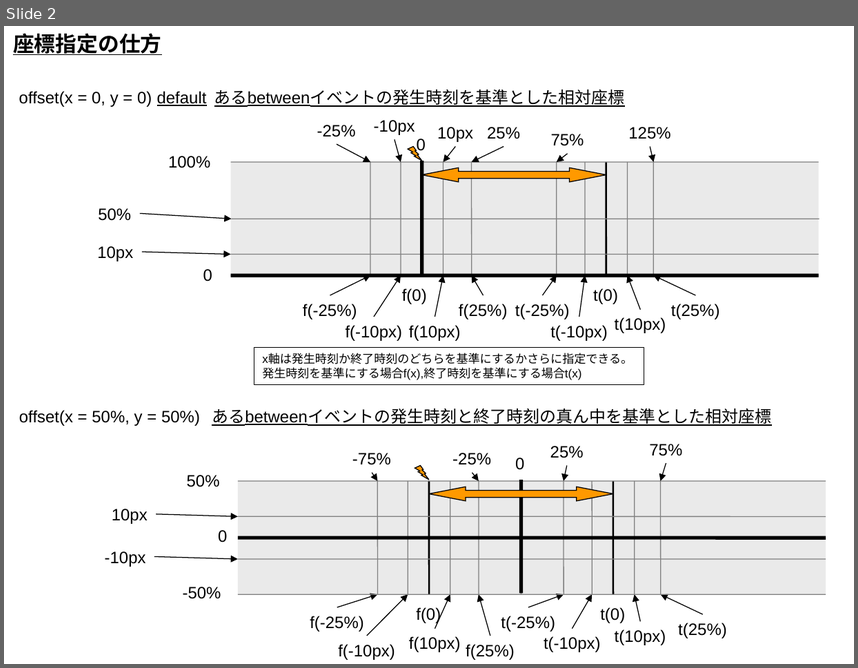
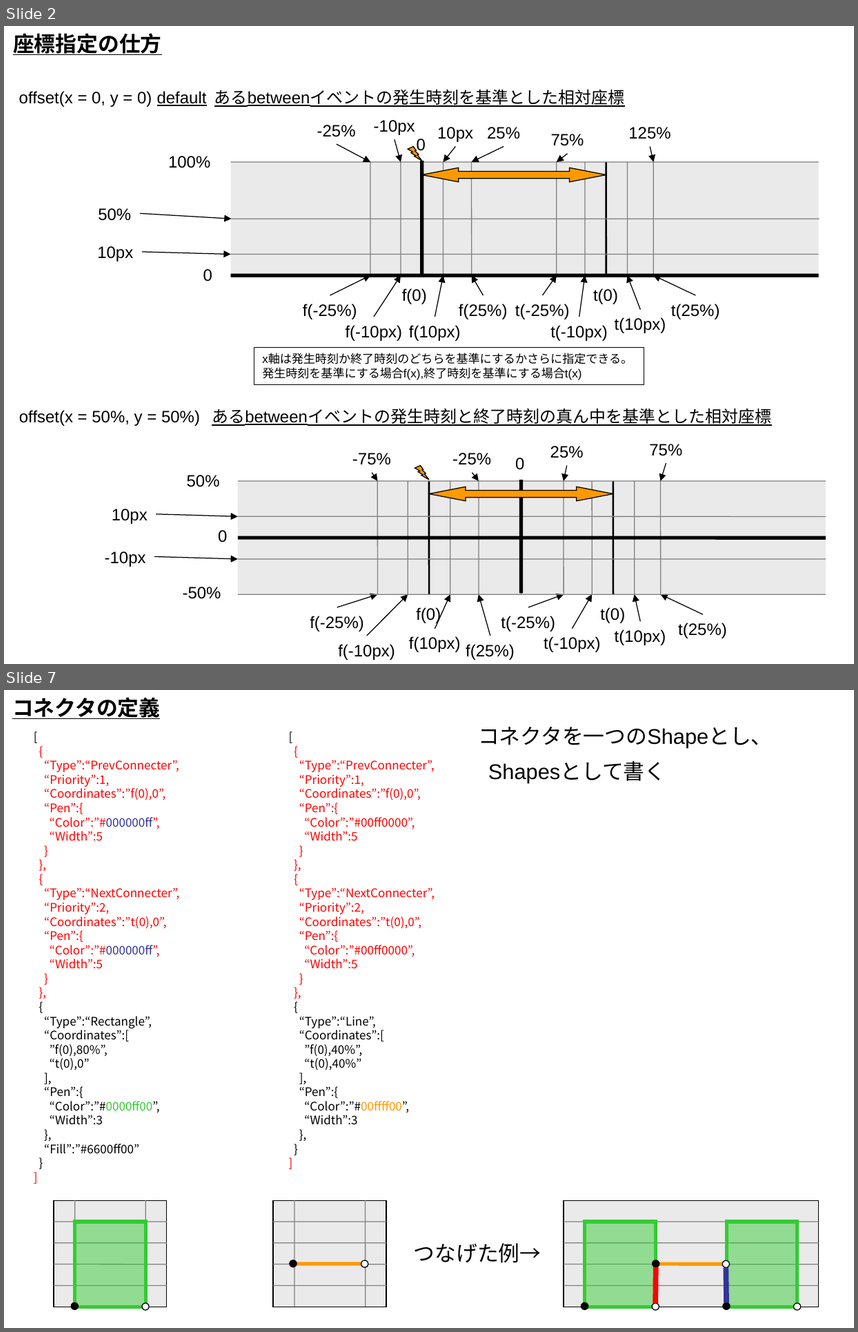
Before and after one commit to YixiaoLi/tlv4mc, a slide deck: TLV/doc/設計/可視化ルール構想.ppt. Shown one above the other, each under a label of ours: slide 2 before the commit, slides 2 and 7 after it; the slides between them are not shown. The pictures are 858x668 and 858x1332 pixels, drawn with LibreOffice and Linux fonts; fonts in the diff are those of the drawing. Boxes give left, top, right and bottom in pixels: in the first picture for what was removed or moved away, otherwise in the second. Text is boxed around its words. In the diff, an @@ line names an element or a change of style, - is before the commit and + after.

```diff
--- a/TLV/doc/設計/可視化ルール構想.ppt
+++ b/TLV/doc/設計/可視化ルール構想.ppt
@@ slide 7 added at box(4, 690, 854, 1328), background #FFFFFF @@
@@ text added at box(12, 697, 160, 719), 18 pt, text #000000, bold, underline @@
+コネクタの定義
@@ text added at box(478, 727, 773, 749), 18 pt, text #000000 @@
+コネクタを一つのShapeとし、
@@ text added at box(44, 760, 179, 1154), 10 pt, text #FF0000 @@
+[
+{
+“Type”:“PrevConnecter”,
+“Priority”:1,
+“Coordinates”:”f(0),0”,
+“Pen”:{
+“Color”:”#000000ff”,
+“Width”:5
+}
+},
+{
+“Type”:“NextConnecter”,
+“Priority”:2,
+“Coordinates”:”t(0),0”,
+“Pen”:{
+“Color”:”#000000ff”,
+“Width”:5
+}
+},
+{
+“Type”:“Rectangle”,
+“Coordinates”:[
+”f(0),80%”,
+“t(0),0”
+],
+“Pen”:{
+“Color”:”#0000ff00”,
+“Width”:3
+},
+“Fill”:”#6600ff00”
+}
+]
@@ text added at box(299, 760, 435, 1125), 10 pt, text #FF0000 @@
+[
+{
+“Type”:“PrevConnecter”,
+“Priority”:1,
+“Coordinates”:”f(0),0”,
+“Pen”:{
+“Color”:”#00ff0000”,
+“Width”:5
+}
+},
+{
+“Type”:“NextConnecter”,
+“Priority”:2,
+“Coordinates”:”t(0),0”,
+“Pen”:{
+“Color”:”#00ff0000”,
+“Width”:5
+}
+},
+{
+“Type”:“Line”,
+“Coordinates”:[
+”f(0),40%”,
+“t(0),40%”
+],
+“Pen”:{
+“Color”:”#00ffff00”,
+“Width”:3
+},
+}
+]
@@ text added at box(488, 762, 666, 783), 18 pt, text #000000 @@
+Shapesとして書く
@@ rectangle added at box(74, 1221, 145, 1306), fill #33CC33 at 48% opacity, outline #33CC33 3 pt @@
@@ rectangle added at box(584, 1221, 655, 1306), fill #33CC33 at 48% opacity, outline #33CC33 3 pt @@
@@ rectangle added at box(726, 1221, 797, 1306), fill #33CC33 at 48% opacity, outline #33CC33 3 pt @@
@@ text added at box(414, 1243, 542, 1263), 18 pt, text #000000 @@
+つなげた例→
@@ group added at box(53, 1200, 168, 1306): 6 lines, 1 rectangle @@
@@ group added at box(274, 1200, 386, 1306): 6 lines, 1 rectangle @@
@@ ellipse added at box(290, 1259, 297, 1266), fill #000000, outline #000000 0.74 pt @@
@@ line added from (294, 1263) to (366, 1263), #FF9900 3 pt @@
@@ ellipse added at box(361, 1259, 368, 1266), fill #FFFFFF, outline #000000 0.74 pt @@
@@ group added at box(564, 1200, 818, 1306): 4 lines, 1 rectangle @@
@@ ellipse added at box(653, 1259, 660, 1266), fill #000000, outline #000000 0.74 pt @@
@@ line added from (656, 1268) to (655, 1303), #FF0000 4.51 pt @@
@@ line added from (656, 1264) to (726, 1264), #FF9900 3 pt @@
@@ ellipse added at box(722, 1261, 729, 1268), fill #FFFFFF, outline #000000 0.74 pt @@
@@ line added from (726, 1268) to (726, 1302), #333399 4.51 pt @@
@@ ellipse added at box(71, 1302, 78, 1309), fill #000000, outline #000000 0.74 pt @@
@@ ellipse added at box(142, 1303, 148, 1310), fill #FFFFFF, outline #000000 0.74 pt @@
@@ ellipse added at box(582, 1302, 588, 1309), fill #000000, outline #000000 0.74 pt @@
@@ ellipse added at box(652, 1303, 659, 1310), fill #FFFFFF, outline #000000 0.74 pt @@
@@ ellipse added at box(723, 1302, 730, 1309), fill #000000, outline #000000 0.74 pt @@
@@ ellipse added at box(794, 1303, 800, 1310), fill #FFFFFF, outline #000000 0.74 pt @@
```
Also in this commit, not shown: 2 slides changed, 3 other slides added, 3 slides removed, 1 other file.
